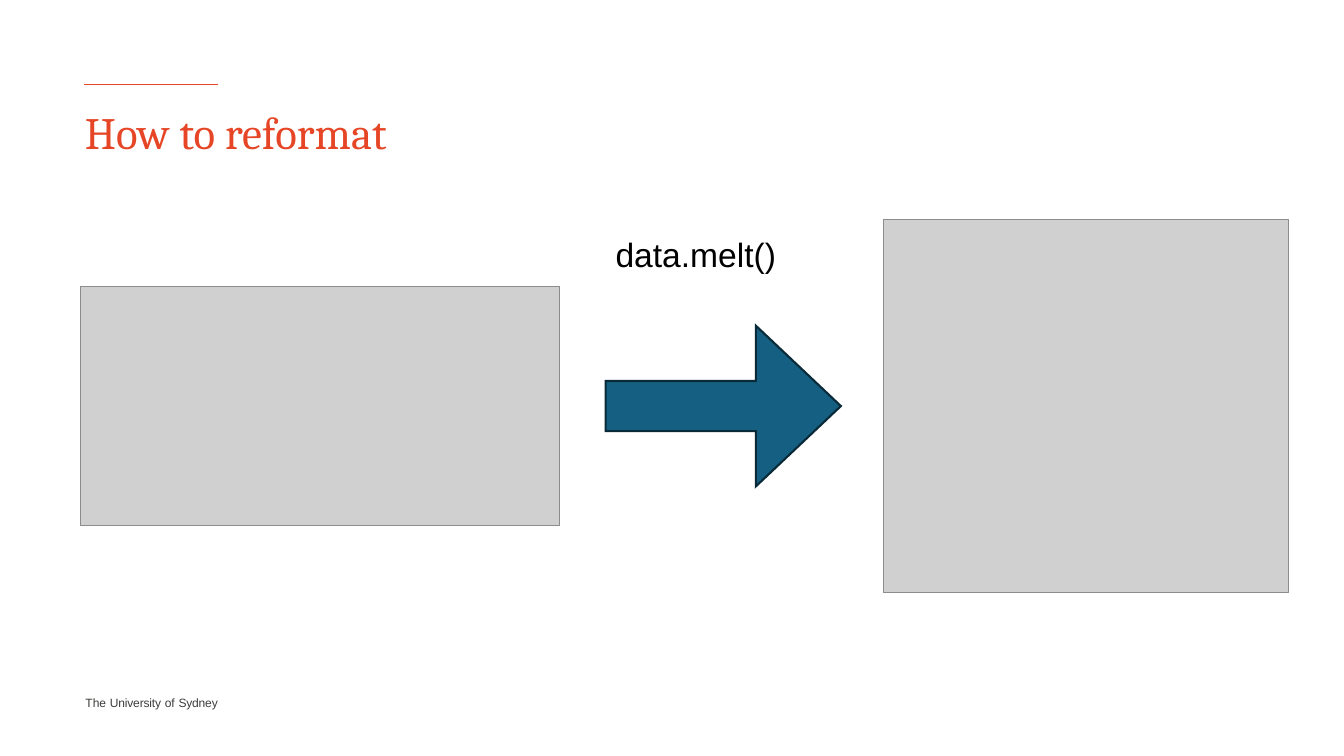
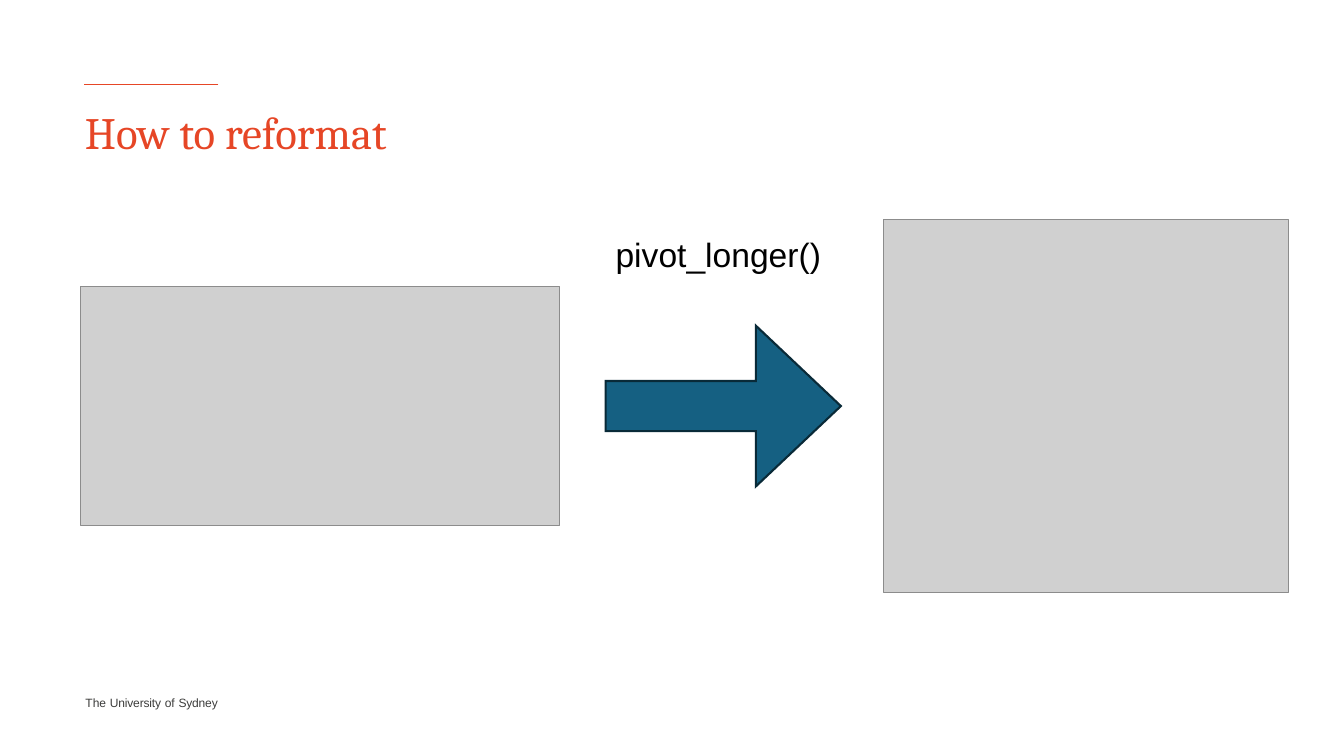
Before and after one commit to Sydney-Informatics-Hub/EDAinR, a slide deck: slide 30 of eda_r.pptx. Drawn at 1344x756 pixels with LibreOffice and Linux fonts; fonts in the diff are those of the drawing; grey boxes stand for pictures. Boxes give left, top, right and bottom in pixels: in the first picture for what was removed or moved away, otherwise in the second. Text is boxed around its words. In the diff, an @@ line names an element or a change of style, - is before the commit and + after.

Commit message:
asks students to pivot with relig income data

```diff
--- a/eda_r.pptx
+++ b/eda_r.pptx
@@ text at <box>616,242,821,274</box>: text changed @@
-data.melt()
+pivot_longer()
```
Also in this commit, not shown: 2 other slides changed, 2 slides added, 1 other file.
